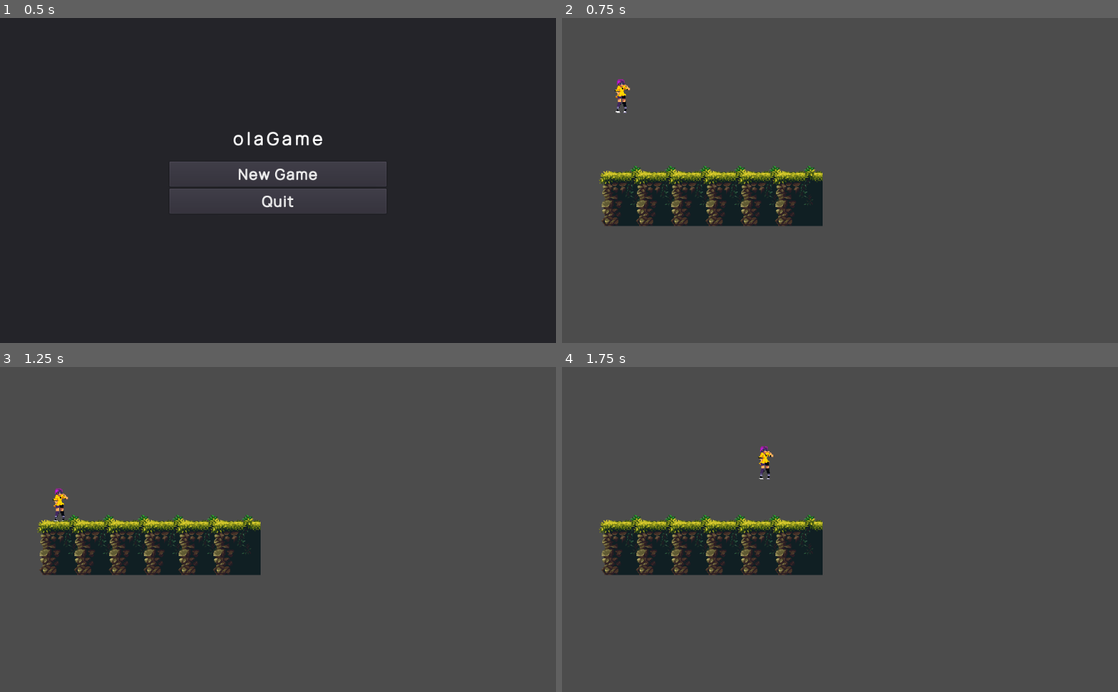
Above: before the commit, frames 1-4 (two rows, left to right).
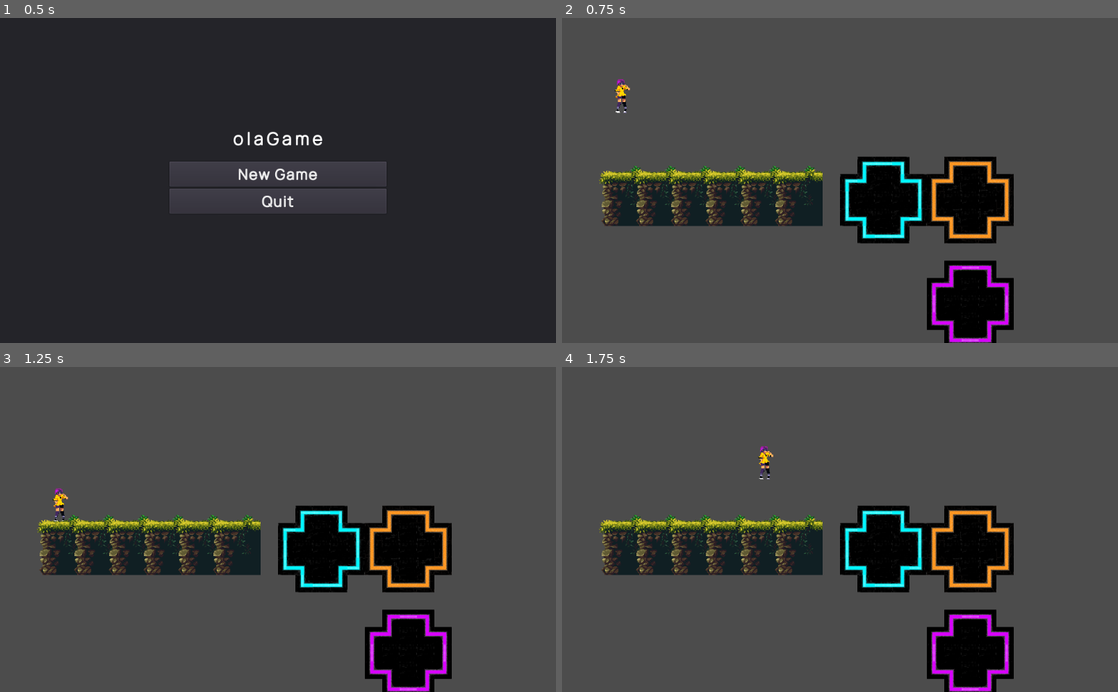
Above: after the commit, the same moments.

Repository: ivancdlarrain/olaGames
Game: Godot game, scene res://scenes/menus/Main_menu.tscn
Same seed, same stepped clock (60 frames per second), same inputs: the game is played once before the commit and once after it.
Inputs:
- Up to frame 1 (0.5 s): no input
- Up to frame 2 (0.75 s): click "New Game" at 0.5 s
- Up to frame 3 (1.25 s): no input
- Up to frame 4 (1.75 s): hold Right (ui_right) from 1.28 s (still down); tap Space (dash) at 1.35 s; tap Up (ui_up) at 1.52 s

Frame 1 is identical in both runs. In frame 2, 10% of the frame differs, in the area x 50-82%, y 42-100%; in frame 3, 10%; in frame 4, 10%.

Commit message:
Added tiles map
-> Blue.tres
-> Orange.tres
-> Purple.tres

Diff:
--- /dev/null
+++ b/assets/TileMaps.tscn
@@ -0,0 +1,21 @@
+[gd_scene load_steps=4 format=2]
+
+[ext_resource path="res://assets/sprites/environment/neon tiles/Purple.tres" type="TileSet" id=1]
+[ext_resource path="res://assets/sprites/environment/neon tiles/Orange.tres" type="TileSet" id=2]
+[ext_resource path="res://assets/sprites/environment/neon tiles/Blue.tres" type="TileSet" id=3]
+
+[node name="TileMaps" type="Node2D"]
+
+[node name="Orangebox" type="TileMap" parent="."]
+tile_set = ExtResource( 2 )
+cell_size = Vector2( 32, 32 )
+format = 1
+
+[node name="Purplebox" type="TileMap" parent="."]
+tile_set = ExtResource( 1 )
+cell_size = Vector2( 32, 32 )
+format = 1
+
+[node name="Bluebox" type="TileMap" parent="."]
+tile_set = ExtResource( 3 )
+format = 1
--- /dev/null
+++ b/assets/sprites/environment/neon tiles/Blue.tres
@@ -0,0 +1,155 @@
+[gd_resource type="TileSet" load_steps=16 format=2]
+
+[ext_resource path="res://assets/sprites/environment/neon tiles/Blue tiles paint.png" type="Texture" id=1]
+
+[sub_resource type="ConvexPolygonShape2D" id=1]
+points = PoolVector2Array( 32, 32, 0, 32, 0, 0, 32, 0 )
+
+[sub_resource type="ConvexPolygonShape2D" id=2]
+points = PoolVector2Array( 0, 0, 32, 0, 32, 32, 0, 32 )
+
+[sub_resource type="ConvexPolygonShape2D" id=3]
+points = PoolVector2Array( 32, 32, 0, 32, 0, 0, 32, 0 )
+
+[sub_resource type="ConvexPolygonShape2D" id=4]
+points = PoolVector2Array( 32, 32, 0, 32, 0, 0, 32, 0 )
+
+[sub_resource type="ConvexPolygonShape2D" id=5]
+points = PoolVector2Array( 32, 32, 0, 32, 0, 0, 32, 0 )
+
+[sub_resource type="ConvexPolygonShape2D" id=6]
+points = PoolVector2Array( 32, 32, 0, 32, 0, 0, 32, 0 )
+
+[sub_resource type="ConvexPolygonShape2D" id=7]
+points = PoolVector2Array( 32, 32, 0, 32, 0, 0, 32, 0 )
+
+[sub_resource type="ConvexPolygonShape2D" id=8]
+points = PoolVector2Array( 32, 32, 0, 32, 0, 0, 32, 0 )
+
+[sub_resource type="ConvexPolygonShape2D" id=9]
+points = PoolVector2Array( 32, 32, 0, 32, 0, 0, 32, 0 )
+
+[sub_resource type="ConvexPolygonShape2D" id=10]
+points = PoolVector2Array( 32, 32, 0, 32, 0, 0, 32, 0 )
+
+[sub_resource type="ConvexPolygonShape2D" id=11]
+points = PoolVector2Array( 32, 32, 0, 32, 0, 0, 32, 0 )
+
+[sub_resource type="ConvexPolygonShape2D" id=12]
+points = PoolVector2Array( 32, 32, 0, 32, 0, 0, 32, 0 )
+
+[sub_resource type="ConvexPolygonShape2D" id=13]
+points = PoolVector2Array( 32, 32, 0, 32, 0, 0, 32, 0 )
+
+[sub_resource type="ConvexPolygonShape2D" id=14]
+points = PoolVector2Array( 32, 32, 0, 32, 0, 0, 32, 0 )
+
+[resource]
+0/name = "Blue tiles paint.png 0"
+0/texture = ExtResource( 1 )
+0/tex_offset = Vector2( 0, 0 )
+0/modulate = Color( 1, 1, 1, 1 )
+0/region = Rect2( 0, 0, 224, 224 )
+0/tile_mode = 1
+0/autotile/bitmask_mode = 0
+0/autotile/bitmask_flags = [ Vector2( 0, 0 ), 256, Vector2( 0, 2 ), 260, Vector2( 0, 4 ), 4, Vector2( 2, 0 ), 320, Vector2( 2, 2 ), 325, Vector2( 2, 4 ), 5, Vector2( 4, 0 ), 64, Vector2( 4, 2 ), 65, Vector2( 4, 4 ), 1, Vector2( 6, 0 ), 321, Vector2( 6, 2 ), 69, Vector2( 6, 4 ), 261, Vector2( 6, 6 ), 324 ]
+0/autotile/icon_coordinate = Vector2( 2, 0 )
+0/autotile/tile_size = Vector2( 32, 32 )
+0/autotile/spacing = 0
+0/autotile/occluder_map = [  ]
+0/autotile/navpoly_map = [  ]
+0/autotile/priority_map = [  ]
+0/autotile/z_index_map = [  ]
+0/occluder_offset = Vector2( 0, 0 )
+0/navigation_offset = Vector2( 0, 0 )
+0/shape_offset = Vector2( 0, 0 )
+0/shape_transform = Transform2D( 1, 0, 0, 1, 0, 0 )
+0/shape = SubResource( 1 )
+0/shape_one_way = false
+0/shape_one_way_margin = 1.0
+0/shapes = [ {
+"autotile_coord": Vector2( 0, 0 ),
+"one_way": false,
+"one_way_margin": 1.0,
+"shape": SubResource( 1 ),
+"shape_transform": Transform2D( 1, 0, 0, 1, 0, 0 )
+}, {
+"autotile_coord": Vector2( 0, 0 ),
+"one_way": false,
+"one_way_margin": 1.0,
+"shape": SubResource( 2 ),
+"shape_transform": Transform2D( 1, 0, 0, 1, 0, 0 )
+}, {
+"autotile_coord": Vector2( 2, 0 ),
+"one_way": false,
+"one_way_margin": 1.0,
+"shape": SubResource( 3 ),
+"shape_transform": Transform2D( 1, 0, 0, 1, 0, 0 )
+}, {
+"autotile_coord": Vector2( 4, 0 ),
+"one_way": false,
+"one_way_margin": 1.0,
+"shape": SubResource( 4 ),
+"shape_transform": Transform2D( 1, 0, 0, 1, 0, 0 )
+}, {
+"autotile_coord": Vector2( 6, 0 ),
+"one_way": false,
+"one_way_margin": 1.0,
+"shape": SubResource( 5 ),
+"shape_transform": Transform2D( 1, 0, 0, 1, 0, 0 )
+}, {
+"autotile_coord": Vector2( 6, 2 ),
+"one_way": false,
+"one_way_margin": 1.0,
+"shape": SubResource( 6 ),
+"shape_transform": Transform2D( 1, 0, 0, 1, 0, 0 )
+}, {
+"autotile_coord": Vector2( 6, 4 ),
+"one_way": false,
+"one_way_margin": 1.0,
+"shape": SubResource( 7 ),
+"shape_transform": Transform2D( 1, 0, 0, 1, 0, 0 )
+}, {
+"autotile_coord": Vector2( 4, 2 ),
+"one_way": false,
+"one_way_margin": 1.0,
+"shape": SubResource( 8 ),
+"shape_transform": Transform2D( 1, 0, 0, 1, 0, 0 )
+}, {
+"autotile_coord": Vector2( 2, 2 ),
+"one_way": false,
+"one_way_margin": 1.0,
+"shape": SubResource( 9 ),
+"shape_transform": Transform2D( 1, 0, 0, 1, 0, 0 )
+}, {
+"autotile_coord": Vector2( 0, 2 ),
+"one_way": false,
+"one_way_margin": 1.0,
+"shape": SubResource( 10 ),
+"shape_transform": Transform2D( 1, 0, 0, 1, 0, 0 )
+}, {
+"autotile_coord": Vector2( 0, 4 ),
+"one_way": false,
+"one_way_margin": 1.0,
+"shape": SubResource( 11 ),
+"shape_transform": Transform2D( 1, 0, 0, 1, 0, 0 )
+}, {
+"autotile_coord": Vector2( 2, 4 ),
+"one_way": false,
+"one_way_margin": 1.0,
+"shape": SubResource( 12 ),
+"shape_transform": Transform2D( 1, 0, 0, 1, 0, 0 )
+}, {
+"autotile_coord": Vector2( 4, 4 ),
+"one_way": false,
+"one_way_margin": 1.0,
+"shape": SubResource( 13 ),
+"shape_transform": Transform2D( 1, 0, 0, 1, 0, 0 )
+}, {
+"autotile_coord": Vector2( 6, 6 ),
+"one_way": false,
+"one_way_margin": 1.0,
+"shape": SubResource( 14 ),
+"shape_transform": Transform2D( 1, 0, 0, 1, 0, 0 )
+} ]
+0/z_index = 0
--- /dev/null
+++ b/assets/sprites/environment/neon tiles/Orange.tres
@@ -0,0 +1,200 @@
+[gd_resource type="TileSet" load_steps=21 format=2]
+
+[ext_resource path="res://assets/sprites/environment/neon tiles/Orange tiles paint.png" type="Texture" id=1]
+
+[sub_resource type="ConvexPolygonShape2D" id=1]
+points = PoolVector2Array( 32, 32, 0, 32, 0, 0, 32, 0 )
+
+[sub_resource type="ConvexPolygonShape2D" id=2]
+points = PoolVector2Array( 32, 32, 0, 32, 0, 0, 32, 0 )
+
+[sub_resource type="ConvexPolygonShape2D" id=3]
+points = PoolVector2Array( 32, 32, 0, 32, 0, 32, 32, 32 )
+
+[sub_resource type="ConvexPolygonShape2D" id=4]
+points = PoolVector2Array( 32, 32, 0, 32, 0, 0, 32, 0 )
+
+[sub_resource type="ConvexPolygonShape2D" id=5]
+points = PoolVector2Array( 0, 0, 32, 0, 32, 32, 0, 32 )
+
+[sub_resource type="ConvexPolygonShape2D" id=6]
+points = PoolVector2Array( 0, 0, 32, 0, 32, 32, 0, 32 )
+
+[sub_resource type="ConvexPolygonShape2D" id=7]
+points = PoolVector2Array( 32, 32, 0, 32, 0, 0, 32, 0 )
+
+[sub_resource type="ConvexPolygonShape2D" id=8]
+points = PoolVector2Array( 0, 0, 32, 0, 32, 32, 0, 32 )
+
+[sub_resource type="ConvexPolygonShape2D" id=9]
+points = PoolVector2Array( 32, 32, 0, 32, 0, 0, 32, 0 )
+
+[sub_resource type="ConvexPolygonShape2D" id=10]
+points = PoolVector2Array( 32, 32, 0, 32, 0, 0, 32, 0 )
+
+[sub_resource type="ConvexPolygonShape2D" id=11]
+points = PoolVector2Array( 32, 32, 0, 32, 0, 0, 32, 0 )
+
+[sub_resource type="ConvexPolygonShape2D" id=12]
+points = PoolVector2Array( 32, 32, 0, 32, 0, 0, 32, 0 )
+
+[sub_resource type="ConvexPolygonShape2D" id=13]
+points = PoolVector2Array( 0, 0, 32, 0, 32, 32, 0, 32 )
+
+[sub_resource type="ConvexPolygonShape2D" id=14]
+points = PoolVector2Array( 32, 32, 0, 32, 0, 0, 32, 0 )
+
+[sub_resource type="ConvexPolygonShape2D" id=15]
+points = PoolVector2Array( 32, 32, 0, 32, 0, 0, 32, 0 )
+
+[sub_resource type="ConvexPolygonShape2D" id=16]
+points = PoolVector2Array( 32, 32, 0, 32, 0, 0, 32, 0 )
+
+[sub_resource type="ConvexPolygonShape2D" id=17]
+points = PoolVector2Array( 32, 32, 0, 32, 0, 0, 32, 0 )
+
+[sub_resource type="ConvexPolygonShape2D" id=18]
+points = PoolVector2Array( 32, 32, 0, 32, 0, 0, 32, 0 )
+
+[sub_resource type="ConvexPolygonShape2D" id=19]
+points = PoolVector2Array( 0, 0, 32, 0, 32, 32, 0, 32 )
+
+[resource]
+0/name = "Orange tiles"
+0/texture = ExtResource( 1 )
+0/tex_offset = Vector2( 0, 0 )
+0/modulate = Color( 1, 1, 1, 1 )
+0/region = Rect2( 0, 0, 224, 224 )
+0/tile_mode = 1
+0/autotile/bitmask_mode = 0
+0/autotile/bitmask_flags = [ Vector2( 0, 0 ), 256, Vector2( 0, 2 ), 260, Vector2( 0, 4 ), 4, Vector2( 2, 0 ), 320, Vector2( 2, 2 ), 325, Vector2( 2, 4 ), 5, Vector2( 4, 0 ), 64, Vector2( 4, 2 ), 65, Vector2( 4, 4 ), 1, Vector2( 6, 0 ), 321, Vector2( 6, 2 ), 69, Vector2( 6, 4 ), 261, Vector2( 6, 6 ), 324 ]
+0/autotile/icon_coordinate = Vector2( 2, 0 )
+0/autotile/tile_size = Vector2( 32, 32 )
+0/autotile/spacing = 0
+0/autotile/occluder_map = [  ]
+0/autotile/navpoly_map = [  ]
+0/autotile/priority_map = [  ]
+0/autotile/z_index_map = [  ]
+0/occluder_offset = Vector2( 0, 0 )
+0/navigation_offset = Vector2( 0, 0 )
+0/shape_offset = Vector2( 0, 0 )
+0/shape_transform = Transform2D( 1, 0, 0, 1, 0, 0 )
+0/shape = SubResource( 1 )
+0/shape_one_way = false
+0/shape_one_way_margin = 1.0
+0/shapes = [ {
+"autotile_coord": Vector2( 0, 0 ),
+"one_way": false,
+"one_way_margin": 1.0,
+"shape": SubResource( 1 ),
+"shape_transform": Transform2D( 1, 0, 0, 1, 0, 0 )
+}, {
+"autotile_coord": Vector2( 0, 2 ),
+"one_way": false,
+"one_way_margin": 1.0,
+"shape": SubResource( 2 ),
+"shape_transform": Transform2D( 1, 0, 0, 1, 0, 0 )
+}, {
+"autotile_coord": Vector2( 0, 2 ),
+"one_way": false,
+"one_way_margin": 1.0,
+"shape": SubResource( 3 ),
+"shape_transform": Transform2D( 1, 0, 0, 1, 0, 0 )
+}, {
+"autotile_coord": Vector2( 0, 4 ),
+"one_way": false,
+"one_way_margin": 1.0,
+"shape": SubResource( 4 ),
+"shape_transform": Transform2D( 1, 0, 0, 1, 0, 0 )
+}, {
+"autotile_coord": Vector2( 0, 4 ),
+"one_way": false,
+"one_way_margin": 1.0,
+"shape": SubResource( 5 ),
+"shape_transform": Transform2D( 1, 0, 0, 1, 0, 0 )
+}, {
+"autotile_coord": Vector2( 0, 4 ),
+"one_way": false,
+"one_way_margin": 1.0,
+"shape": SubResource( 6 ),
+"shape_transform": Transform2D( 1, 0, 0, 1, 0, 0 )
+}, {
+"autotile_coord": Vector2( 2, 0 ),
+"one_way": false,
+"one_way_margin": 1.0,
+"shape": SubResource( 7 ),
+"shape_transform": Transform2D( 1, 0, 0, 1, 0, 0 )
+}, {
+"autotile_coord": Vector2( 2, 0 ),
+"one_way": false,
+"one_way_margin": 1.0,
+"shape": SubResource( 8 ),
+"shape_transform": Transform2D( 1, 0, 0, 1, 0, 0 )
+}, {
+"autotile_coord": Vector2( 2, 2 ),
+"one_way": false,
+"one_way_margin": 1.0,
+"shape": SubResource( 9 ),
+"shape_transform": Transform2D( 1, 0, 0, 1, 0, 0 )
+}, {
+"autotile_coord": Vector2( 2, 4 ),
+"one_way": false,
+"one_way_margin": 1.0,
+"shape": SubResource( 10 ),
+"shape_transform": Transform2D( 1, 0, 0, 1, 0, 0 )
+}, {
+"autotile_coord": Vector2( 4, 4 ),
+"one_way": false,
+"one_way_margin": 1.0,
+"shape": SubResource( 11 ),
+"shape_transform": Transform2D( 1, 0, 0, 1, 0, 0 )
+}, {
+"autotile_coord": Vector2( 4, 2 ),
+"one_way": false,
+"one_way_margin": 1.0,
+"shape": SubResource( 12 ),
+"shape_transform": Transform2D( 1, 0, 0, 1, 0, 0 )
+}, {
+"autotile_coord": Vector2( 4, 2 ),
+"one_way": false,
+"one_way_margin": 1.0,
+"shape": SubResource( 13 ),
+"shape_transform": Transform2D( 1, 0, 0, 1, 0, 0 )
+}, {
+"autotile_coord": Vector2( 4, 0 ),
+"one_way": false,
+"one_way_margin": 1.0,
+"shape": SubResource( 14 ),
+"shape_transform": Transform2D( 1, 0, 0, 1, 0, 0 )
+}, {
+"autotile_coord": Vector2( 6, 0 ),
+"one_way": false,
+"one_way_margin": 1.0,
+"shape": SubResource( 15 ),
+"shape_transform": Transform2D( 1, 0, 0, 1, 0, 0 )
+}, {
+"autotile_coord": Vector2( 6, 2 ),
+"one_way": false,
+"one_way_margin": 1.0,
+"shape": SubResource( 16 ),
+"shape_transform": Transform2D( 1, 0, 0, 1, 0, 0 )
+}, {
+"autotile_coord": Vector2( 6, 4 ),
+"one_way": false,
+"one_way_margin": 1.0,
+"shape": SubResource( 17 ),
+"shape_transform": Transform2D( 1, 0, 0, 1, 0, 0 )
+}, {
+"autotile_coord": Vector2( 6, 6 ),
+"one_way": false,
+"one_way_margin": 1.0,
+"shape": SubResource( 18 ),
+"shape_transform": Transform2D( 1, 0, 0, 1, 0, 0 )
+}, {
+"autotile_coord": Vector2( 6, 6 ),
+"one_way": false,
+"one_way_margin": 1.0,
+"shape": SubResource( 19 ),
+"shape_transform": Transform2D( 1, 0, 0, 1, 0, 0 )
+} ]
+0/z_index = 0
--- /dev/null
+++ b/assets/sprites/environment/neon tiles/Purple.tres
@@ -0,0 +1,146 @@
+[gd_resource type="TileSet" load_steps=15 format=2]
+
+[ext_resource path="res://assets/sprites/environment/neon tiles/Purples tiles paint.png" type="Texture" id=1]
+
+[sub_resource type="ConvexPolygonShape2D" id=1]
+points = PoolVector2Array( 32, 32, 0, 32, 0, 0, 32, 0 )
+
+[sub_resource type="ConvexPolygonShape2D" id=2]
+points = PoolVector2Array( 32, 32, 0, 32, 0, 0, 32, 0 )
+
+[sub_resource type="ConvexPolygonShape2D" id=3]
+points = PoolVector2Array( 32, 32, 0, 32, 0, 0, 32, 0 )
+
+[sub_resource type="ConvexPolygonShape2D" id=4]
+points = PoolVector2Array( 32, 32, 0, 32, 0, 0, 32, 0 )
+
+[sub_resource type="ConvexPolygonShape2D" id=5]
+points = PoolVector2Array( 32, 32, 0, 32, 0, 0, 32, 0 )
+
+[sub_resource type="ConvexPolygonShape2D" id=6]
+points = PoolVector2Array( 32, 32, 0, 32, 0, 0, 32, 0 )
+
+[sub_resource type="ConvexPolygonShape2D" id=7]
+points = PoolVector2Array( 32, 32, 0, 32, 0, 0, 32, 0 )
+
+[sub_resource type="ConvexPolygonShape2D" id=8]
+points = PoolVector2Array( 32, 32, 0, 32, 0, 0, 32, 0 )
+
+[sub_resource type="ConvexPolygonShape2D" id=9]
+points = PoolVector2Array( 32, 32, 0, 32, 0, 0, 32, 0 )
+
+[sub_resource type="ConvexPolygonShape2D" id=10]
+points = PoolVector2Array( 32, 32, 0, 32, 0, 0, 32, 0 )
+
+[sub_resource type="ConvexPolygonShape2D" id=11]
+points = PoolVector2Array( 32, 32, 0, 32, 0, 0, 32, 0 )
+
+[sub_resource type="ConvexPolygonShape2D" id=12]
+points = PoolVector2Array( 32, 32, 0, 32, 0, 0, 32, 0 )
+
+[sub_resource type="ConvexPolygonShape2D" id=13]
+points = PoolVector2Array( 32, 32, 0, 32, 0, 0, 32, 0 )
+
+[resource]
+0/name = "Purples tiles paint.png 0"
+0/texture = ExtResource( 1 )
+0/tex_offset = Vector2( 0, 0 )
+0/modulate = Color( 1, 1, 1, 1 )
+0/region = Rect2( 0, 0, 224, 224 )
+0/tile_mode = 1
+0/autotile/bitmask_mode = 0
+0/autotile/bitmask_flags = [ Vector2( 0, 0 ), 256, Vector2( 0, 2 ), 260, Vector2( 0, 4 ), 4, Vector2( 2, 0 ), 320, Vector2( 2, 2 ), 325, Vector2( 2, 4 ), 5, Vector2( 4, 0 ), 64, Vector2( 4, 2 ), 65, Vector2( 4, 4 ), 1, Vector2( 6, 0 ), 321, Vector2( 6, 2 ), 69, Vector2( 6, 4 ), 261, Vector2( 6, 6 ), 324 ]
+0/autotile/icon_coordinate = Vector2( 2, 0 )
+0/autotile/tile_size = Vector2( 32, 32 )
+0/autotile/spacing = 0
+0/autotile/occluder_map = [  ]
+0/autotile/navpoly_map = [  ]
+0/autotile/priority_map = [  ]
+0/autotile/z_index_map = [  ]
+0/occluder_offset = Vector2( 0, 0 )
+0/navigation_offset = Vector2( 0, 0 )
+0/shape_offset = Vector2( 0, 0 )
+0/shape_transform = Transform2D( 1, 0, 0, 1, 0, 0 )
+0/shape = SubResource( 1 )
+0/shape_one_way = false
+0/shape_one_way_margin = 1.0
+0/shapes = [ {
+"autotile_coord": Vector2( 0, 0 ),
+"one_way": false,
+"one_way_margin": 1.0,
+"shape": SubResource( 1 ),
+"shape_transform": Transform2D( 1, 0, 0, 1, 0, 0 )
+}, {
+"autotile_coord": Vector2( 2, 0 ),
+"one_way": false,
+"one_way_margin": 1.0,
+"shape": SubResource( 2 ),
+"shape_transform": Transform2D( 1, 0, 0, 1, 0, 0 )
+}, {
+"autotile_coord": Vector2( 4, 0 ),
+"one_way": false,
+"one_way_margin": 1.0,
+"shape": SubResource( 3 ),
+"shape_transform": Transform2D( 1, 0, 0, 1, 0, 0 )
+}, {
+"autotile_coord": Vector2( 6, 0 ),
+"one_way": false,
+"one_way_margin": 1.0,
+"shape": SubResource( 4 ),
+"shape_transform": Transform2D( 1, 0, 0, 1, 0, 0 )
+}, {
+"autotile_coord": Vector2( 6, 2 ),
+"one_way": false,
+"one_way_margin": 1.0,
+"shape": SubResource( 5 ),
+"shape_transform": Transform2D( 1, 0, 0, 1, 0, 0 )
+}, {
+"autotile_coord": Vector2( 4, 2 ),
+"one_way": false,
+"one_way_margin": 1.0,
+"shape": SubResource( 6 ),
+"shape_transform": Transform2D( 1, 0, 0, 1, 0, 0 )
+}, {
+"autotile_coord": Vector2( 2, 2 ),
+"one_way": false,
+"one_way_margin": 1.0,
+"shape": SubResource( 7 ),
+"shape_transform": Transform2D( 1, 0, 0, 1, 0, 0 )
+}, {
+"autotile_coord": Vector2( 0, 2 ),
+"one_way": false,
+"one_way_margin": 1.0,
+"shape": SubResource( 8 ),
+"shape_transform": Transform2D( 1, 0, 0, 1, 0, 0 )
+}, {
+"autotile_coord": Vector2( 0, 4 ),
+"one_way": false,
+"one_way_margin": 1.0,
+"shape": SubResource( 9 ),
+"shape_transform": Transform2D( 1, 0, 0, 1, 0, 0 )
+}, {
+"autotile_coord": Vector2( 2, 4 ),
+"one_way": false,
+"one_way_margin": 1.0,
+"shape": SubResource( 10 ),
+"shape_transform": Transform2D( 1, 0, 0, 1, 0, 0 )
+}, {
+"autotile_coord": Vector2( 4, 4 ),
+"one_way": false,
+"one_way_margin": 1.0,
+"shape": SubResource( 11 ),
+"shape_transform": Transform2D( 1, 0, 0, 1, 0, 0 )
+}, {
+"autotile_coord": Vector2( 6, 4 ),
+"one_way": false,
+"one_way_margin": 1.0,
+"shape": SubResource( 12 ),
+"shape_transform": Transform2D( 1, 0, 0, 1, 0, 0 )
+}, {
+"autotile_coord": Vector2( 6, 6 ),
+"one_way": false,
+"one_way_margin": 1.0,
+"shape": SubResource( 13 ),
+"shape_transform": Transform2D( 1, 0, 0, 1, 0, 0 )
+} ]
+0/z_index = 0
--- a/scenes/test01.tscn
+++ b/scenes/test01.tscn
@@ -1,8 +1,11 @@
-[gd_scene load_steps=6 format=2]
+[gd_scene load_steps=9 format=2]
 
 [ext_resource path="res://assets/Player.tscn" type="PackedScene" id=1]
 [ext_resource path="res://assets/sprites/environment/tileset.png" type="Texture" id=2]
 [ext_resource path="res://scenes/menus/Pause_menu.tscn" type="PackedScene" id=3]
+[ext_resource path="res://assets/sprites/environment/neon tiles/Orange.tres" type="TileSet" id=4]
+[ext_resource path="res://assets/sprites/environment/neon tiles/Purple.tres" type="TileSet" id=5]
+[ext_resource path="res://assets/sprites/environment/neon tiles/Blue.tres" type="TileSet" id=6]
 
 [sub_resource type="ConvexPolygonShape2D" id=1]
 points = PoolVector2Array( 96, 128, 0, 128, 0, 32, 96, 32 )
@@ -83,3 +86,25 @@
 tile_data = PoolIntArray( 262145, 3, 0, 262146, 3, 0, 262147, 3, 0, 262148, 3, 0, 262149, 3, 0, 262150, 3, 0 )
 
 [node name="CanvasLayer" parent="." instance=ExtResource( 3 )]
+
+[node name="BlueTiles" type="TileMap" parent="."]
+tile_set = ExtResource( 6 )
+cell_size = Vector2( 32, 32 )
+format = 1
+tile_data = PoolIntArray( 524305, 0, 0, 524306, 0, 2, 524307, 0, 4, 589840, 0, 0, 589841, 0, 393222, 589842, 0, 131074, 589843, 0, 6, 589844, 0, 4, 655376, 0, 131072, 655377, 0, 131074, 655378, 0, 131074, 655379, 0, 131074, 655380, 0, 131076, 720912, 0, 262144, 720913, 0, 262150, 720914, 0, 131074, 720915, 0, 131078, 720916, 0, 262148, 786449, 0, 262144, 786450, 0, 262146, 786451, 0, 262148 )
+
+[node name="OrangeTiles" type="TileMap" parent="."]
+tile_set = ExtResource( 4 )
+cell_size = Vector2( 32, 32 )
+collision_layer = 2
+collision_mask = 2
+format = 1
+tile_data = PoolIntArray( 524310, 0, 0, 524311, 0, 2, 524312, 0, 4, 589845, 0, 0, 589846, 0, 393222, 589847, 0, 131074, 589848, 0, 6, 589849, 0, 4, 655381, 0, 131072, 655382, 0, 131074, 655383, 0, 131074, 655384, 0, 131074, 655385, 0, 131076, 720917, 0, 262144, 720918, 0, 262150, 720919, 0, 131074, 720920, 0, 131078, 720921, 0, 262148, 786454, 0, 262144, 786455, 0, 262146, 786456, 0, 262148 )
+
+[node name="PurpleTiles" type="TileMap" parent="."]
+tile_set = ExtResource( 5 )
+cell_size = Vector2( 32, 32 )
+collision_layer = 4
+collision_mask = 4
+format = 1
+tile_data = PoolIntArray( 917526, 0, 0, 917527, 0, 2, 917528, 0, 4, 983061, 0, 0, 983062, 0, 393222, 983063, 0, 131074, 983064, 0, 6, 983065, 0, 4, 1048597, 0, 131072, 1048598, 0, 131074, 1048599, 0, 131074, 1048600, 0, 131074, 1048601, 0, 131076, 1114133, 0, 262144, 1114134, 0, 262150, 1114135, 0, 131074, 1114136, 0, 131078, 1114137, 0, 262148, 1179670, 0, 262144, 1179671, 0, 262146, 1179672, 0, 262148 )
Not shown, added: assets/sprites/environment/neon tiles/Blue tiles paint.png.import
Not shown, added: assets/sprites/environment/neon tiles/Orange tiles paint.png.import
Not shown, added: assets/sprites/environment/neon tiles/Purples tiles paint.png.import
